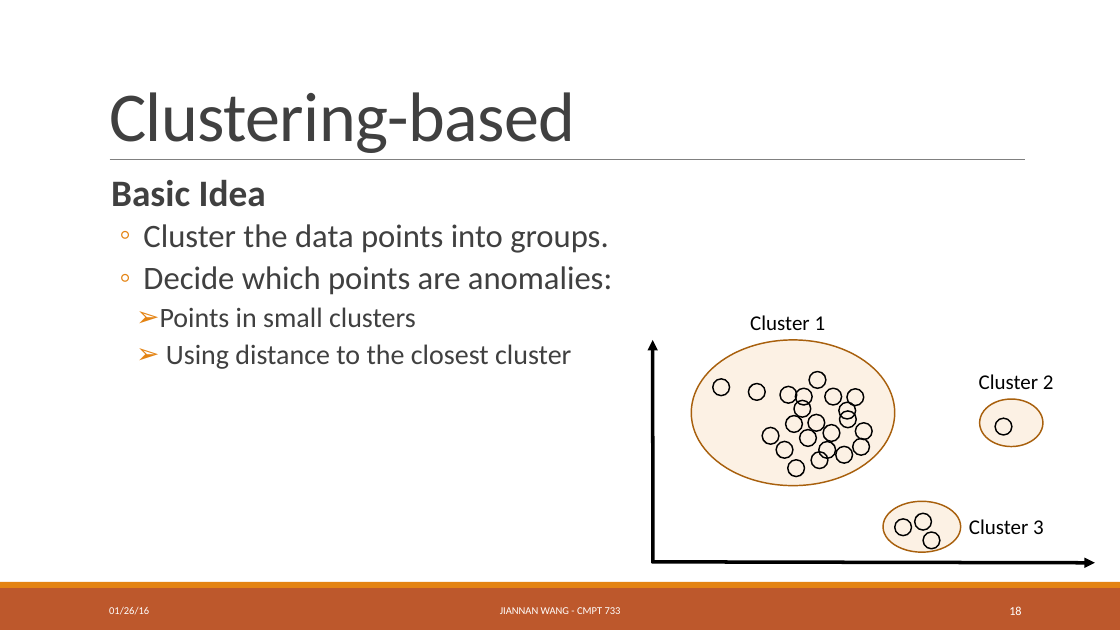
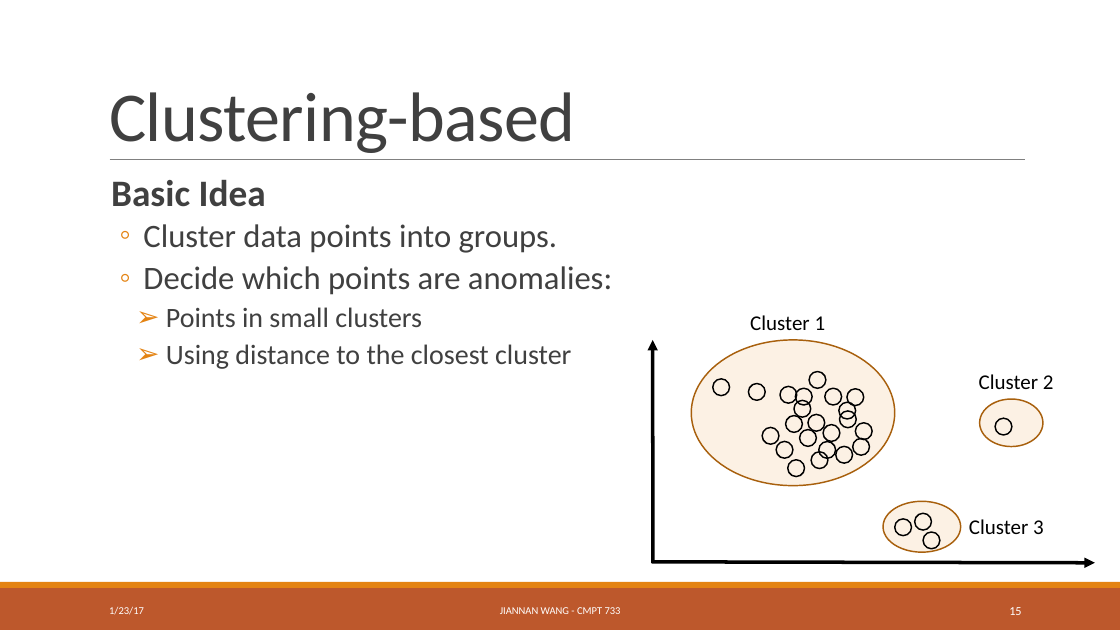
Before and after one commit to ZhensongQian/cmpt733, a slide deck: slide 15 of Lectures/Lec3/lec3.pptx (slide 18 before the commit). Drawn at 1120x630 pixels with LibreOffice and Linux fonts; fonts in the diff are those of the drawing. Boxes give left, top, right and bottom in pixels: in the first picture for what was removed or moved away, otherwise in the second. Text is boxed around its words. In the diff, an @@ line names an element or a change of style, - is before the commit and + after.

```diff
--- a/Lectures/Lec3/lec3.pptx
+++ b/Lectures/Lec3/lec3.pptx
@@ text at (143,224,558,253): text changed @@
-  ◦ Cluster the data points into groups.
+  ◦ Cluster data points into groups.
@@ text at (109,607,144,615): text changed @@
-01/26/16
+1/23/17
@@ page number at (1009,607,1021,615): text changed @@
-18
+15
```
Also in this commit, not shown: 28 other slides changed, 3 slides removed, 2 other files.
